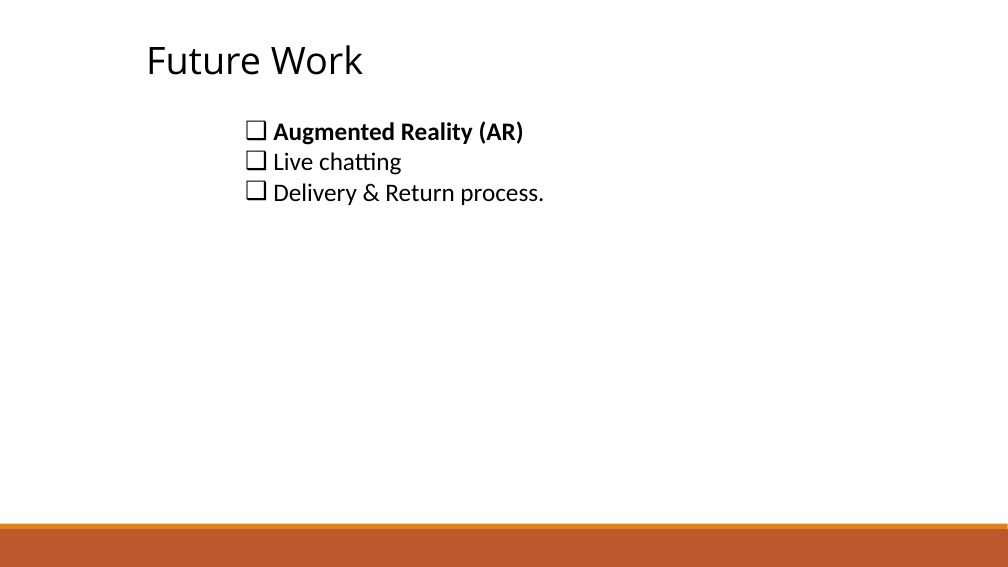
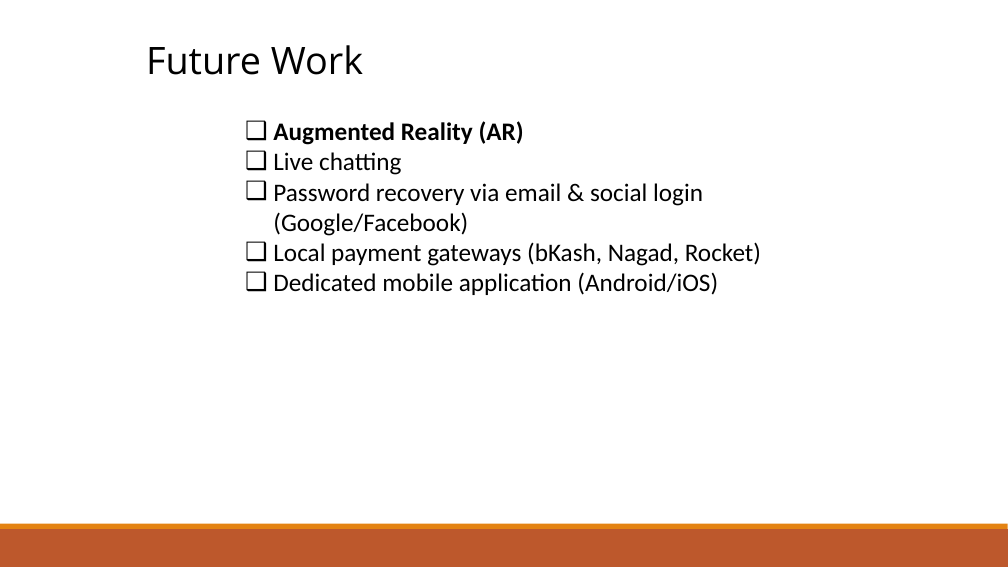
Before and after one commit to ashraful009/FlatSell, a slide deck: slide 51 of PPT for defence.pptx (slide 49 before the commit). Drawn at 1008x567 pixels with LibreOffice and Linux fonts; fonts in the diff are those of the drawing. Boxes give left, top, right and bottom in pixels: in the first picture for what was removed or moved away, otherwise in the second. Text is boxed around its words. In the diff, an @@ line names an element or a change of style, - is before the commit and + after.

```diff
--- a/PPT for defence.pptx
+++ b/PPT for defence.pptx
@@ text at [273,183,761,295]: text changed @@
-❑ Delivery & Return process.
+❑ Password recovery via email & social login (Google/Facebook)
+❑ Local payment gateways (bKash, Nagad, Rocket)
+❑ Dedicated mobile application (Android/iOS)
```
Also in this commit, not shown: 16 other slides changed, 2 slides added, 23 other files.
